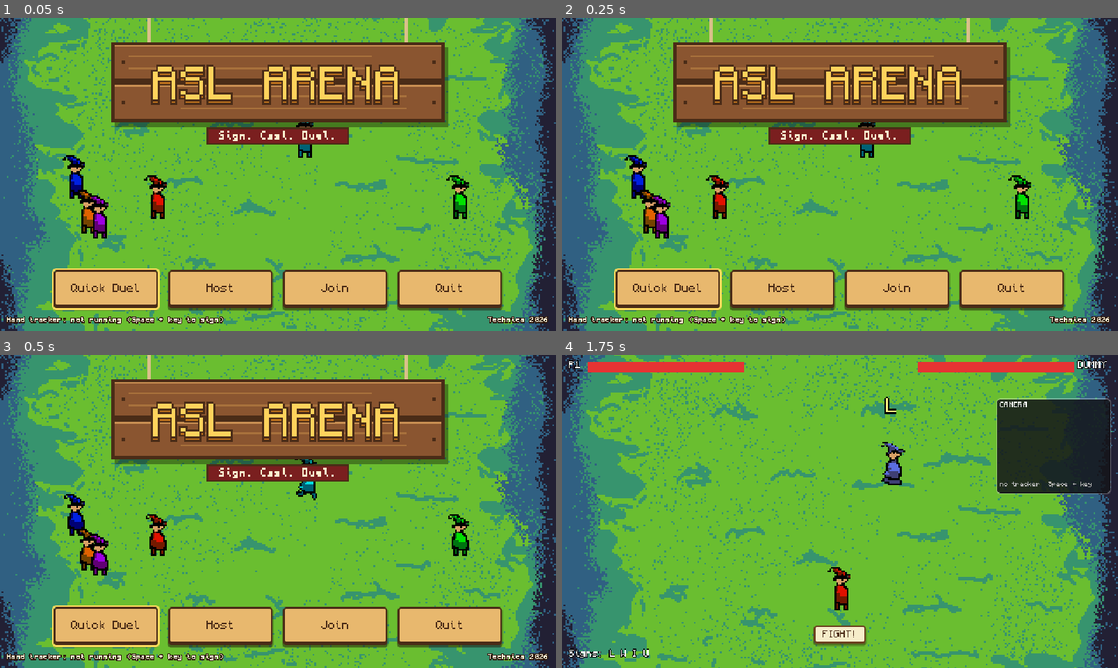
Above: before the commit, frames 1-4 (two rows, left to right).
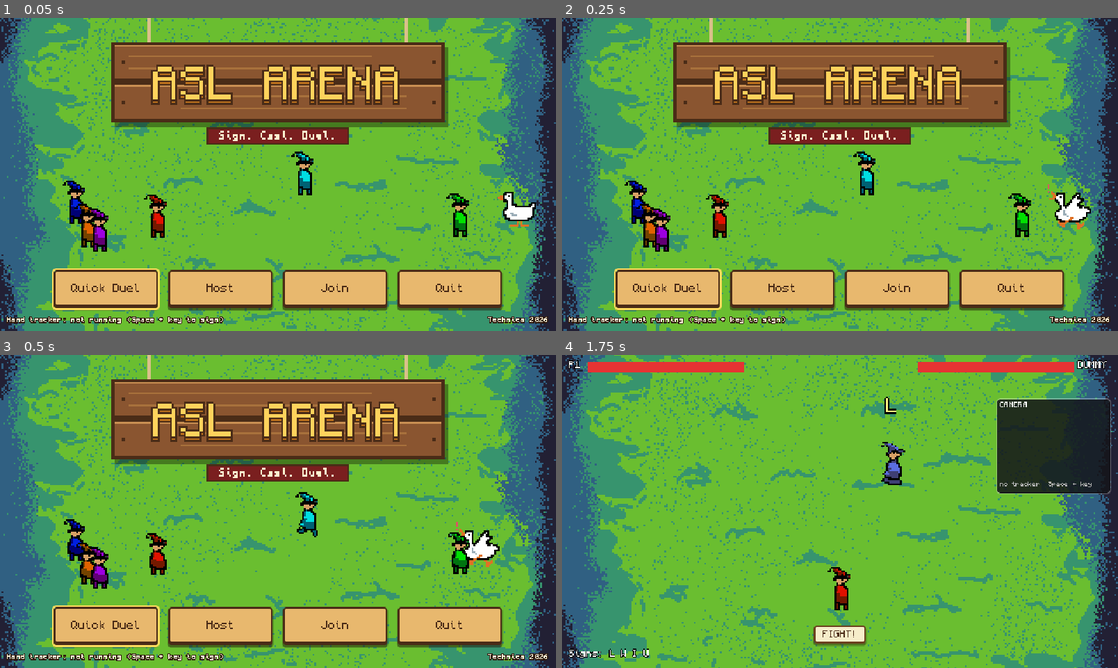
Above: after the commit, the same moments.

Repository: PROF0UND/ASL-Arena
Game: Godot game, scene res://scenes/menu/MainMenu.tscn
Two runs of this game, one before a commit and one after it. Both use one fixed random seed, a clock stepped at 60 frames per second and the inputs below.
Inputs (mouse positions are in pixels of both pictures, inside the frame that each line leads up to):
- Up to frame 1 (0.05 s): no input
- Up to frame 2 (0.25 s): no input
- Up to frame 3 (0.5 s): no input
- Up to frame 4 (1.75 s): move the mouse to (962, 495) at 0.52 s; hold D (move_right) 0.53-1.28 s; hold Shift 0.53-1.28 s; click (962, 495) at 0.67 s; tap Space at 0.77, 1.07, 1.52 s; move the mouse to (728, 527) at 1.27 s; hold S (move_down) from 1.28 s (still down); tap Shift at 1.35 s

The runs differ from the first frame. In frame 1, 2.9% of the frame differs, in the area x 11-97%, y 33-75%; in frame 2, 3.0%; in frame 3, 3.0%, in the area x 11-90%, y 33-75%; in frame 4, nothing differs.

Commit message:
added crazy goose to title screen

Diff:
--- /dev/null
+++ b/assets/characters/goose_frames.tres
@@ -0,0 +1,25 @@
+[gd_resource type="SpriteFrames" format=3]
+
+[ext_resource type="Texture2D" path="res://assets/characters/goose.png" id="1_goose"]
+
+[sub_resource type="AtlasTexture" id="AtlasTexture_goose0"]
+atlas = ExtResource("1_goose")
+region = Rect2(0, 0, 26, 26)
+
+[sub_resource type="AtlasTexture" id="AtlasTexture_goose1"]
+atlas = ExtResource("1_goose")
+region = Rect2(26, 0, 26, 26)
+
+[resource]
+animations = [{
+"frames": [{
+"duration": 1.0,
+"texture": SubResource("AtlasTexture_goose0")
+}, {
+"duration": 1.0,
+"texture": SubResource("AtlasTexture_goose1")
+}],
+"loop": true,
+"name": &"default",
+"speed": 6.0
+}]
--- a/scenes/arena/Goose.tscn
+++ b/scenes/arena/Goose.tscn
@@ -1,34 +1,12 @@
 [gd_scene format=3]
 
 [ext_resource type="Script" path="res://scenes/arena/Goose.gd" id="1_goose"]
-[ext_resource type="Texture2D" path="res://assets/characters/goose.png" id="2_goose"]
-
-[sub_resource type="AtlasTexture" id="AtlasTexture_goose0"]
-atlas = ExtResource("2_goose")
-region = Rect2(0, 0, 26, 26)
-
-[sub_resource type="AtlasTexture" id="AtlasTexture_goose1"]
-atlas = ExtResource("2_goose")
-region = Rect2(26, 0, 26, 26)
-
-[sub_resource type="SpriteFrames" id="SpriteFrames_goose"]
-animations = [{
-"frames": [{
-"duration": 1.0,
-"texture": SubResource("AtlasTexture_goose0")
-}, {
-"duration": 1.0,
-"texture": SubResource("AtlasTexture_goose1")
-}],
-"loop": true,
-"name": &"default",
-"speed": 6.0
-}]
+[ext_resource type="SpriteFrames" path="res://assets/characters/goose_frames.tres" id="2_frames"]
 
 [node name="Goose" type="Node2D"]
 z_index = 5
 script = ExtResource("1_goose")
 
 [node name="Sprite" type="AnimatedSprite2D" parent="."]
-sprite_frames = SubResource("SpriteFrames_goose")
+sprite_frames = ExtResource("2_frames")
 autoplay = "default"
--- a/scenes/menu/AttractMode.gd
+++ b/scenes/menu/AttractMode.gd
@@ -1,22 +1,32 @@
 extends Node2D
-## Title-screen background: the arena, with wizards in every robe color running around and dueling.
+## Title-screen background: the arena, with wizards in every robe color running around and dueling,
+## and the crazy goose chasing whichever wizard it has its eye on.
 ## Purely decorative: nothing here touches GameState or the network.
 
 const Robe := preload("res://scenes/actors/robe.gd")
 const FRAMES := preload("res://assets/characters/wizard_frames.tres")
+const GOOSE_FRAMES := preload("res://assets/characters/goose_frames.tres")
 const FIREBALL_SCENE := preload("res://scenes/arena/Fireball.tscn")
 const ARENA_TEXTURE := preload("res://assets/arena/arena.png")
 
 const COLORS := [Robe.BLUE, Robe.RED, Robe.GREEN, Robe.PURPLE, Robe.ORANGE, Robe.TEAL]
 const VIEW_OFFSET := Vector2(0, -30)     # show the middle 180 rows of the 240-tall arena
-const FIELD := Rect2(36, 80, 248, 58)    # where wizards roam: between the title sign and the buttons
+const FIELD := Rect2(36, 102, 248, 40)   # where wizards roam: feet low enough that hats clear the ribbon
 const SPEED := 45.0
 const BODY := Vector2(0, -14)
 const TIERS := ["weak", "medium", "medium", "strong"]
+const GOOSE_SPEED := 70.0                  # faster than the wizards, so it always catches someone
+const GOOSE_TURN := 200.0
+const GOOSE_FIELD := Rect2(12, 98, 296, 46)  # a bit looser than the wizards' area
+const GOOSE_PAUSE := 0.6                   # flapping victory pause after each honk
 
 var _wizards: Array = []    # each: {sprite, target, wait, casting}
 var _fireballs: Array = []  # each: {node, shooter}
 var _shake := 0.0
+var _goose: AnimatedSprite2D
+var _goose_target: Dictionary = {}
+var _goose_velocity := Vector2.ZERO
+var _goose_pause := 0.0
 
 @onready var _actors: Node2D = $Actors
 
@@ -38,12 +48,20 @@
 		var wizard := {"sprite": sprite, "target": _random_point(), "wait": randf_range(0.0, 1.5), "casting": false}
 		sprite.animation_finished.connect(func(): wizard.casting = false)
 		_wizards.append(wizard)
+	_goose = AnimatedSprite2D.new()
+	_goose.sprite_frames = GOOSE_FRAMES
+	_goose.offset = Vector2(0, -13)  # feet on the ground, so it y-sorts with the wizards
+	_goose.position = Vector2(GOOSE_FIELD.end.x - 10, GOOSE_FIELD.get_center().y)
+	_goose.play(&"default")
+	_actors.add_child(_goose)
+	_goose_target = _wizards.pick_random()
 
 
 func _process(delta: float) -> void:
 	for wizard in _wizards:
 		_update_wizard(wizard, delta)
 	_update_fireballs()
+	_update_goose(delta)
 	if _shake > 0.0:
 		_shake = maxf(_shake - delta * 10.0, 0.0)
 		position = Vector2(randf_range(-_shake, _shake), randf_range(-_shake, _shake)).round()
@@ -109,5 +127,29 @@
 				break
 
 
+func _update_goose(delta: float) -> void:
+	if _goose_pause > 0.0:
+		_goose_pause -= delta
+		if _goose_pause <= 0.0:
+			_goose.play(&"default")
+		return
+	var target: AnimatedSprite2D = _goose_target.sprite
+	var desired := (target.position - _goose.position).normalized() * GOOSE_SPEED
+	_goose_velocity = _goose_velocity.move_toward(desired, GOOSE_TURN * delta)
+	_goose.position = (_goose.position + _goose_velocity * delta).clamp(GOOSE_FIELD.position, GOOSE_FIELD.end)
+	if absf(_goose_velocity.x) > 1.0:
+		_goose.flip_h = _goose_velocity.x < 0.0  # the sprite faces right
+	if _goose.position.distance_to(target.position) < 8.0:
+		# HONK: the wizard flashes and stumbles, the goose flaps, then picks a new victim.
+		create_tween().tween_property(target, "modulate", Color.WHITE, 0.25).from(Color(4, 4, 4))
+		_goose_target.wait = maxf(_goose_target.wait, 0.5)
+		_shake = maxf(_shake, 1.5)
+		_goose_velocity = -_goose_velocity * 0.4
+		_goose_pause = GOOSE_PAUSE
+		_goose.stop()
+		_goose.frame = 1  # the flapping, honking frame
+		_goose_target = _wizards.filter(func(w): return w.sprite != target).pick_random()
+
+
 func _random_point() -> Vector2:
 	return FIELD.position + Vector2(randf() * FIELD.size.x, randf() * FIELD.size.y)
Not shown, added: music/Heavy_fireball.mp3
Not shown, added: music/game_background_music.mp3
Not shown, added: music/honk-sound.mp3
Not shown, added: music/small_fireball.mp3
